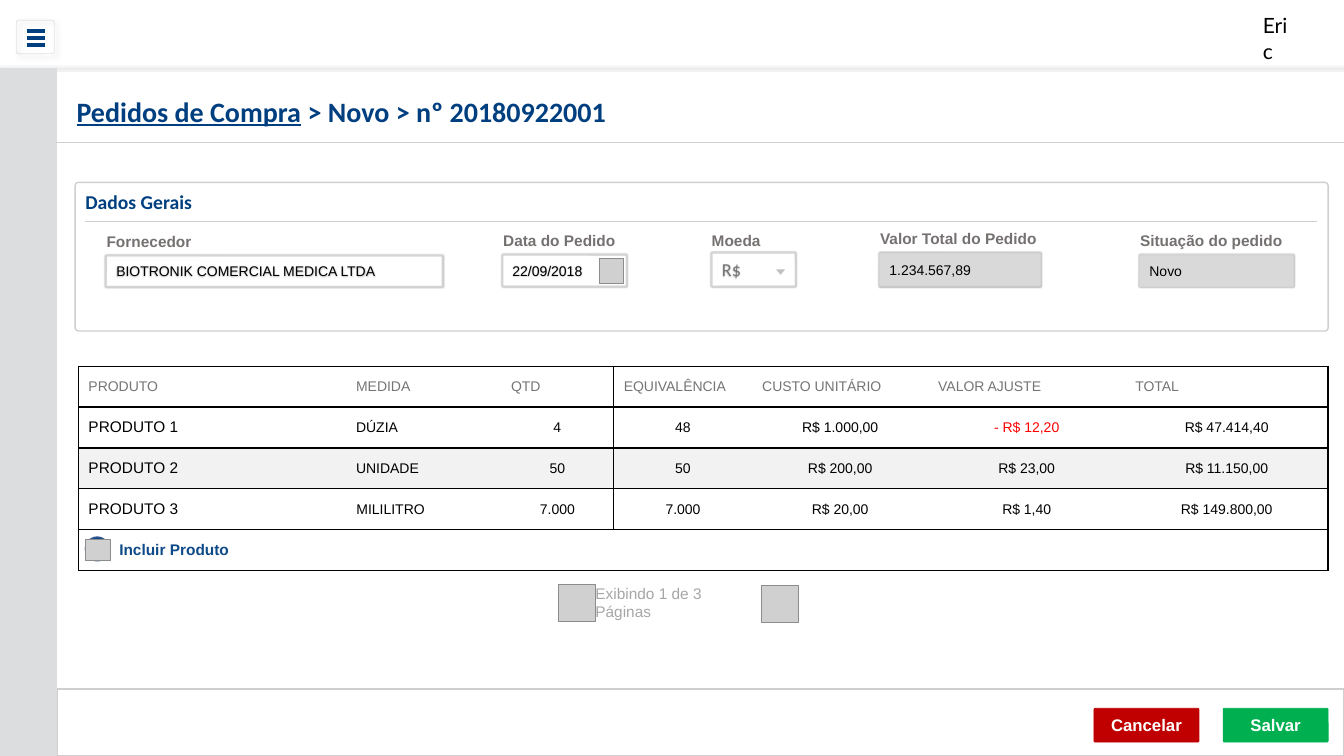
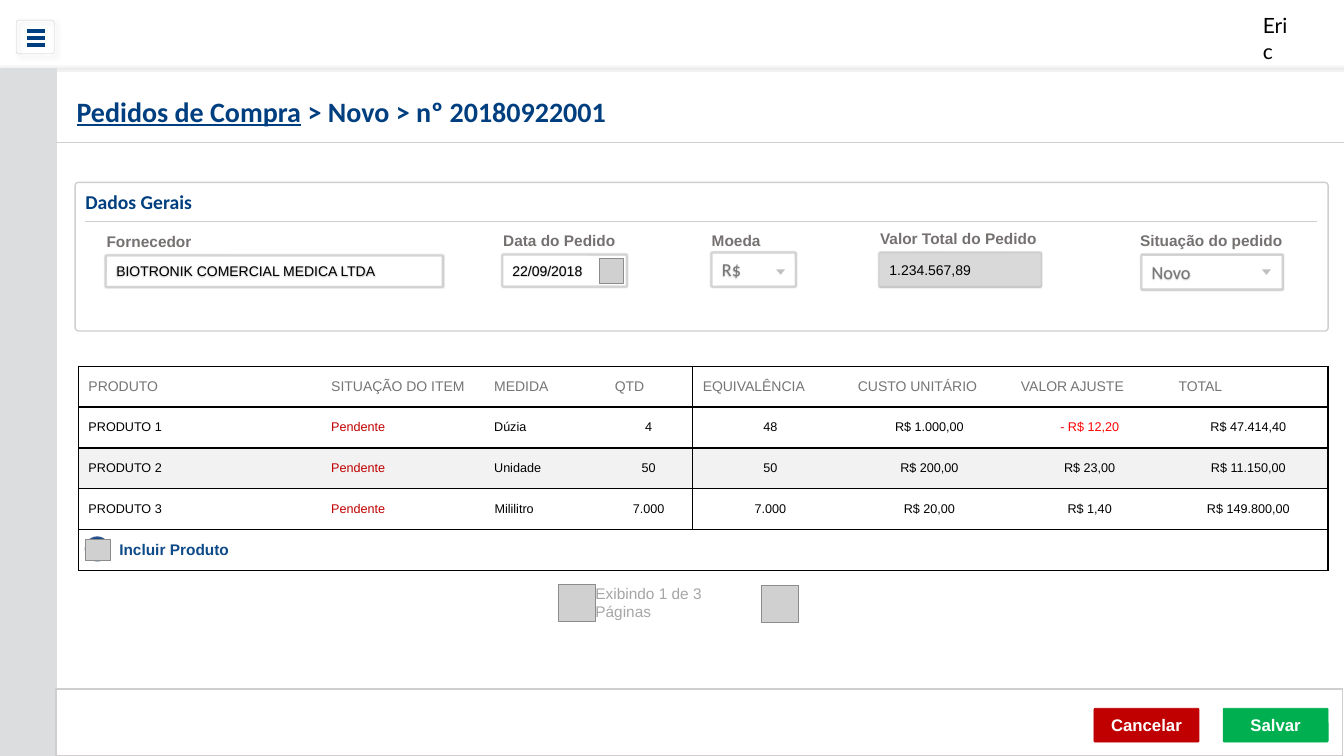
Before and after one commit to ericfgsilva/biograma, a slide deck: slide 1 of prototipo/PedidoDeCompra.pptx. Drawn at 1344x756 pixels with LibreOffice and Linux fonts; fonts in the diff are those of the drawing; grey boxes stand for pictures; background and template pictures are left out. Boxes give left, top, right and bottom in pixels: in the first picture for what was removed or moved away, otherwise in the second. Text is boxed around its words. In the diff, an @@ line names an element or a change of style, - is before the commit and + after.

```diff
--- a/prototipo/PedidoDeCompra.pptx
+++ b/prototipo/PedidoDeCompra.pptx
@@ rounded rectangle "Novo": place and size @@
-rounded rectangle "Novo" at [1139, 255, 1294, 287]
+rounded rectangle "Novo" at [1141, 255, 1282, 289]
@@ rounded rectangle "Novo" at [1141, 255, 1282, 289]: size 10 to 13 pt, font Arial to Calibri, text colour #000000 to #757575; fill #D9D9D9 to none @@
@@ triangle added at [1262, 269, 1271, 274], fill #BFBFBF @@
@@ table at [79, 366, 1329, 571] @@
-column 2: MEDIDA | DÚZIA | UNIDADE | MILILITRO | 
+column 2: SITUAÇÃO DO ITEM | Pendente | Pendente | Pendente | 
+column 3: MEDIDA | Dúzia | Unidade | Mililitro | 
```
Also in this commit, not shown: 1 other slide changed, 1 slide added, 1 slide removed, 1 other file.
